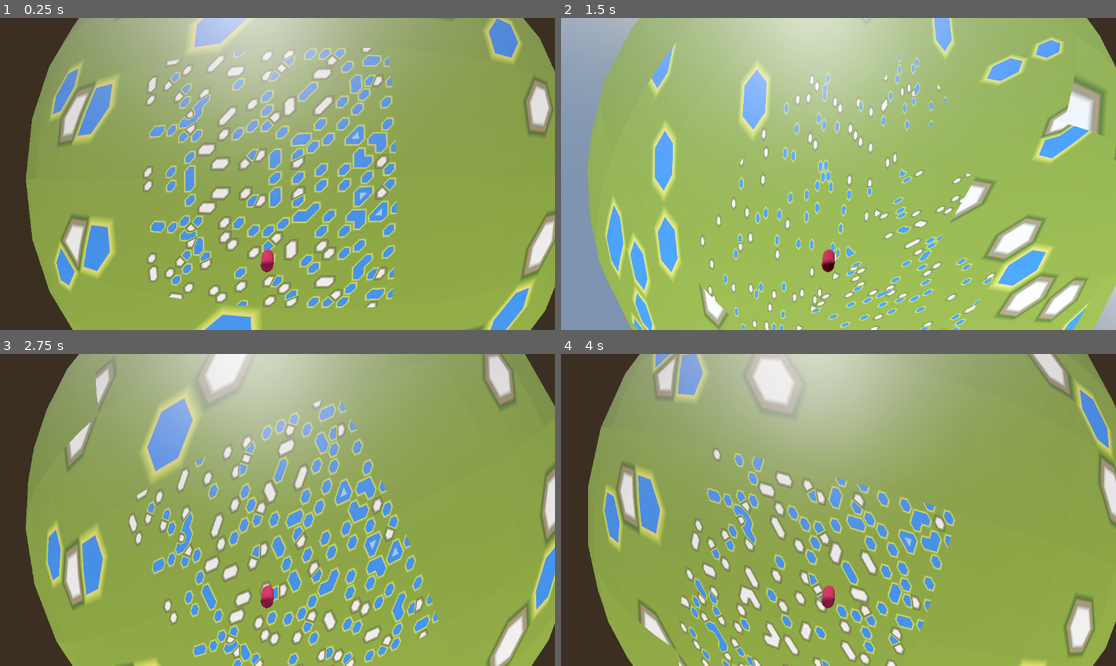
Above: before the commit, frames 1-4 (two rows, left to right).
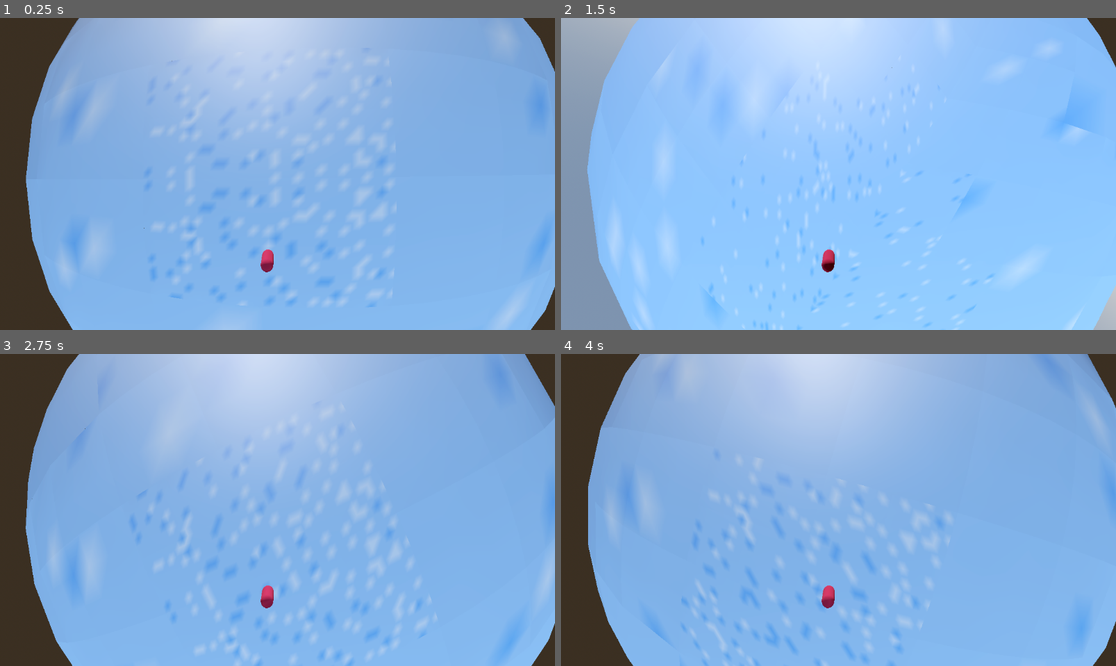
Above: after the commit, the same moments.

Repository: stefsdev/ProcPlanetLOD
Game: Godot game, scene res://game_world.tscn
The game is run twice, just before and just after one commit, with the same random seed, the same clock (stepped at 60 frames per second) and the same inputs. The project has no main scene, so this scene is started directly.
Inputs:
- Up to frame 1 (0.25 s): no input
- Up to frame 2 (1.5 s): tap Enter at 0.5 s; hold D 0.53-1.28 s; hold Shift 0.53-1.28 s; tap Space at 0.77, 1.25 s; hold S from 1.28 s (still down); tap Shift at 1.35 s
- Up to frame 3 (2.75 s): tap Space at 1.52 s; tap Enter at 2 s; release S at 2.03 s; hold D from 2.03 s (still down); hold Shift from 2.03 s (still down)
- Up to frame 4 (4 s): tap Space at 2.75, 3.02, 3.77 s; release D at 2.78 s; release Shift at 2.78 s; hold W 2.78-3.53 s; tap Shift at 2.85 s; tap Enter at 3.5 s; hold A from 3.53 s (still down); hold Shift from 3.53 s (still down)

The runs differ from the first frame. In frame 1, 91% of the frame differs, in the area x 4-100%, y 0-100%; in frame 2, 92%; in frame 3, 92%; in frame 4, 92%.
Error in both runs: Invalid access to property or key 'position' on a base object of type 'Transform3D'. (res://player.gd:10)

Commit message:
Edge-Stitching: keine Luecken mehr zwischen LOD-Stufen
Chunks unterschiedlicher LOD-Stufe hatten an den Kanten verschieden viele
Randpunkte, dazwischen klafften Luecken (Rissprüfer: 96 bis 209 pro Ansicht).
Jetzt gilt an jeder Kante der Linienzug des groebsten angrenzenden Chunks,
feinere Nachbarn legen ihre Randpunkte darauf (PlanetStitch.gd). Die Suche
nach Nachbarn laeuft im 3D-Raum der Wuerfeloberflaeche und funktioniert
damit auch ueber die Kanten und Ecken der sechs Wuerfelseiten.

- Planet.gd baut erst alle Quadtrees und dann die Meshes, und ueberspringt
  den Neuaufbau, wenn sich weder Quadtree noch Einstellungen geaendert haben.
- Chunks werden neu gebaut, wenn sich ihr Rand aendert (Cache-Schluessel enthaelt
  Randpunkte, Radius, LOD-Tabelle und Rauschen).
- Der Shader bekommt die wahre Hoehe pro Vertex (CUSTOM0), damit die tiefer
  liegenden Randpunkte keine Farbspruenge erzeugen, und teilt nicht mehr durch
  null bei glatten Planeten.

Co-Authored-By: Claude Sonnet 5.5 <noreply@anthropic.com>

Diff:
--- a/quadtreecubeface/Planet.gd
+++ b/quadtreecubeface/Planet.gd
@@ -14,21 +14,53 @@
 	get:
 		return planet_data
 
+# Zustand des Quadtrees beim letzten Bau der Meshes
+var _signature := ""
+
 func _ready() -> void:
 	if planet_data:
 		_init_faces()
 		_on_resource_changed()
 
 func _on_player_moved(pos: Vector3) -> void:
+	# Das Setzen loest changed aus und damit _on_resource_changed.
 	planet_data.lod_focus = pos
-	_on_resource_changed()
 
 func _on_resource_changed() -> void:
+	var faces := {}
 	for child in get_children():
-		if child is PlanetMeshFace:
-			child._regenerate_mesh(planet_data)
+		if child is PlanetMeshFace and not child.is_queued_for_deletion():
+			faces[child.normal] = child
+	if faces.size() != 6:
+		return
+
+	# Erst alle Quadtrees bauen, die Nachbarn brauchen sich gegenseitig.
+	var settings := "%s|%s|%s" % [planet_data.radius, planet_data.lod_levels, _noise_signature()]
+	var signature := settings
+	for face in faces.values():
+		face.build_tree(planet_data)
+		signature += face.leaf_signature()
+	if signature == _signature:
+		return
+	_signature = signature
+
+	var stitch := PlanetStitch.new(planet_data, faces)
+	for face in faces.values():
+		face.build_meshes(planet_data, stitch, settings)
+
+# Alles, was die Form des Planeten bestimmt und nicht im Quadtree steckt.
+func _noise_signature() -> String:
+	var parts := PackedStringArray()
+	for n in planet_data.planet_noise:
+		if n == null:
+			continue
+		var nm: FastNoiseLite = n.noise_map
+		parts.append("%s,%s,%s,%s,%s,%s" % [n.amplitude, n.min_height, n.is_base_layer,
+			nm.seed if nm else 0, nm.frequency if nm else 0, nm.noise_type if nm else 0])
+	return ";".join(parts)
 
 func _init_faces() -> void:
+	_signature = ""
 	# Remove any old faces
 	for child in get_children():
 		if child is PlanetMeshFace:
--- a/quadtreecubeface/PlanetMeshFace.gd
+++ b/quadtreecubeface/PlanetMeshFace.gd
@@ -15,29 +15,34 @@
 var chunks_list = {}
 var chunks_list_current = {}
 
+# Achsen dieser Wuerfelseite. Ein Punkt auf der Seite ist
+# normal + u * axis_a + v * axis_b mit u und v zwischen -1 und 1.
+var axis_a : Vector3
+var axis_b : Vector3
+
 
 class QuadtreeChunk :
-	var bounds : AABB
+	var face : PlanetMeshFace
+	var center : Vector2  # Mitte in (u, v)
+	var size : float      # Kantenlaenge in (u, v)
 	var children = []
 	var depth : int
-	var max_chunk_depth : int
 	var identifier: String
 
-
-	func _init(_bounds: AABB, _depth: int, _max_chunk_depth: int):
-		bounds = _bounds
+	func _init(_face: PlanetMeshFace, _center: Vector2, _size: float, _depth: int):
+		face = _face
+		center = _center
+		size = _size
 		depth = _depth
-		max_chunk_depth = _max_chunk_depth
-		identifier = generate_identifier()
-
-	func generate_identifier() -> String:
-		# Generate a unique identifier for the chunk based on bounds and depth
-		return "%s_%s_%d" % [bounds.position, bounds.size, depth]
-
-	func subdivide(focus_point: Vector3, face_origin: Vector3, axisA: Vector3, axisB: Vector3, planet_data : PlanetData):
-		var half_size = bounds.size.x * 0.5
-		var quarter_size = bounds.size.x * 0.25
-		var half_extents = Vector3(half_size, half_size, half_size)
+		identifier = "%s_%s_%d" % [center, size, depth]
+
+	## Ecke des Chunks auf der Wuerfeloberflaeche, sx und sy sind 0 oder 1.
+	func corner(sx: int, sy: int) -> Vector3:
+		var h := size * 0.5
+		return face.cube_point(center.x + (h if sx == 1 else -h), center.y + (h if sy == 1 else -h))
+
+	func subdivide(focus_point: Vector3, planet_data : PlanetData):
+		var quarter_size = size * 0.25
 
 		var child_offsets = [
 			Vector2(-quarter_size, -quarter_size),
@@ -47,45 +52,65 @@
 		]
 
 		for offset in child_offsets:
-			var child_pos_2d = Vector2(bounds.position.x, bounds.position.z) + offset
-			var center_local_3d = face_origin + child_pos_2d.x * axisA + child_pos_2d.y * axisB
-
-			var distance = planet_data.point_on_planet(center_local_3d.normalized()).distance_to(focus_point)
-
-			if depth < max_chunk_depth and distance <= planet_data.lod_levels[depth]["distance"]:
-				var child_bounds = AABB(Vector3(child_pos_2d.x, 0, child_pos_2d.y), half_extents)
-				var new_child = QuadtreeChunk.new(child_bounds, depth + 1, max_chunk_depth)
-				children.append(new_child)
-
-				new_child.subdivide(focus_point, face_origin, axisA, axisB,planet_data)
-			else:
-				var child_bounds = AABB(Vector3(child_pos_2d.x, 0, child_pos_2d.y) - Vector3(quarter_size, quarter_size, quarter_size), half_extents)
-				var new_child = QuadtreeChunk.new(child_bounds, depth + 1, max_chunk_depth)
-				children.append(new_child)
-
-
-
-func _regenerate_mesh(planet_data : PlanetData):
-	var radius = planet_data.radius
-
+			var child = QuadtreeChunk.new(face, center + offset, size * 0.5, depth + 1)
+			children.append(child)
+
+			var center_on_cube = face.cube_point(child.center.x, child.center.y)
+			var distance = planet_data.point_on_planet(center_on_cube.normalized()).distance_to(focus_point)
+
+			if depth < planet_data.max_lod and distance <= planet_data.lod_levels[depth]["distance"]:
+				child.subdivide(focus_point, planet_data)
+
+
+func cube_point(u: float, v: float) -> Vector3:
+	return normal + u * axis_a + v * axis_b
+
+
+## Baut den Quadtree dieser Seite neu auf (noch ohne Meshes).
+func build_tree(planet_data : PlanetData) -> void:
+	axis_a = Vector3(normal.y, normal.z, normal.x).normalized()
+	axis_b = normal.cross(axis_a).normalized()
 	focus_point = planet_data.lod_focus
-
-	var playerpos =planet_data.lod_focus
-
-	#var player_dist_surf = planet_data.point_on_planet(playerpos.normalized()).distance_to(playerpos)
-	#print_debug(player_dist_surf)
-
-	var bounds = AABB(Vector3(0, 0, 0), Vector3(2,2,2))
-	quadtree = QuadtreeChunk.new(bounds, 0, planet_data.max_lod)
-
-	var axisA = Vector3(normal.y, normal.z, normal.x).normalized()
-	var axisB = normal.cross(axisA).normalized()
-
-	quadtree.subdivide(focus_point, normal, axisA, axisB, planet_data)
+	quadtree = QuadtreeChunk.new(self, Vector2.ZERO, 2.0, 0)
+	quadtree.subdivide(focus_point, planet_data)
+
+
+## Blatt, das den Punkt (u, v) enthaelt.
+func leaf_at(u: float, v: float) -> QuadtreeChunk:
+	var node = quadtree
+	while not node.children.is_empty():
+		var i = (1 if u >= node.center.x else 0) + (2 if v >= node.center.y else 0)
+		node = node.children[i]
+	return node
+
+
+## Aenderungen am Quadtree erkennen, ohne Meshes anzufassen.
+func leaf_signature() -> String:
+	var ids := PackedStringArray()
+	_collect_ids(quadtree, ids)
+	return "".join(ids)
+
+
+func _collect_ids(chunk: QuadtreeChunk, ids: PackedStringArray) -> void:
+	if chunk.children.is_empty():
+		ids.append(chunk.identifier)
+		return
+	for child in chunk.children:
+		_collect_ids(child, ids)
+
+
+## Erzeugt die Meshes aller Blaetter. Chunks, deren Rand sich nicht geaendert hat,
+## bleiben erhalten.
+func build_meshes(planet_data : PlanetData, stitch : PlanetStitch, settings : String) -> void:
 	chunks_list_current = {}
-	visualize_quadtree(quadtree, normal, axisA, axisB, radius, planet_data)
-
-		#remove any old unused chunks
+	_build_leaves(quadtree, planet_data, stitch, hash(settings))
+
+	# Pass height data to shader (alle Chunks teilen sich dasselbe Material)
+	shader.set_shader_parameter("min_height", planet_data.min_height)
+	shader.set_shader_parameter("max_height", planet_data.max_height)
+	shader.set_shader_parameter("height_color", planet_data.planet_color)
+
+	# remove any old unused chunks
 	var chunks_to_remove = []
 	for chunk_id in chunks_list:
 		if not chunks_list_current.has(chunk_id):
@@ -95,105 +120,118 @@
 		chunks_list.erase(chunk_id)
 
 
-func visualize_quadtree(chunk: QuadtreeChunk, face_origin: Vector3, axisA: Vector3, axisB: Vector3, radius: float, planet_data: PlanetData) -> void:
-	if not chunk.children:
-		chunks_list_current[chunk.identifier] = true
-		if chunks_list.has(chunk.identifier):
-			return
-
-		var size = chunk.bounds.size.x
-		var offset = chunk.bounds.position
-
-		# Define grid resolution based on LOD
-		var resolution: int = planet_data.lod_levels[chunk.depth - 1]["resolution"]
-		var vertex_array := PackedVector3Array()
-		var normal_array := PackedVector3Array()
-		var index_array := PackedInt32Array()
-
-		# Pre-allocate indices (we know exact count)
-		var num_cells = (resolution - 1)
-		index_array.resize(num_cells * num_cells * 6)
-
-		# Build vertices & normals (initialized zero)
-		vertex_array.resize(resolution * resolution)
-		normal_array.resize(resolution * resolution)
-
-		var tri_idx: int = 0
-		for y in range(resolution):
-			for x in range(resolution):
-				var i = x + y * resolution
+func _build_leaves(chunk: QuadtreeChunk, planet_data: PlanetData, stitch: PlanetStitch, settings_hash: int) -> void:
+	if not chunk.children.is_empty():
+		for child in chunk.children:
+			_build_leaves(child, planet_data, stitch, settings_hash)
+		return
+
+	# Define grid resolution based on LOD
+	var resolution: int = maxi(planet_data.lod_levels[chunk.depth - 1]["resolution"], 2)
+	var boundary := stitch.boundary(chunk, resolution)
+	var edge: PackedVector3Array = boundary[0]
+	var edge_heights: PackedFloat32Array = boundary[1]
+
+	# Der Rand haengt von den Nachbarn ab: aendert er sich, wird der Chunk neu gebaut.
+	# Dasselbe gilt, wenn sich Radius, LOD-Tabelle oder Rauschen aendern.
+	var key := "%s|%d|%d" % [chunk.identifier, hash(edge), settings_hash]
+	chunks_list_current[key] = true
+	if chunks_list.has(key):
+		return
+
+	var vertex_array := PackedVector3Array()
+	var normal_array := PackedVector3Array()
+	var index_array := PackedInt32Array()
+
+	# Pre-allocate indices (we know exact count)
+	var num_cells = (resolution - 1)
+	index_array.resize(num_cells * num_cells * 6)
+
+	# Build vertices & normals (initialized zero)
+	vertex_array.resize(resolution * resolution)
+	normal_array.resize(resolution * resolution)
+
+	# Wahre Hoehe pro Vertex fuer den Shader (Randpunkte liegen evtl. tiefer, siehe PlanetStitch)
+	var height_array := PackedFloat32Array()
+	height_array.resize(resolution * resolution * 4)
+
+	var min_corner := chunk.center - Vector2.ONE * (chunk.size * 0.5)
+	var tri_idx: int = 0
+	for y in range(resolution):
+		for x in range(resolution):
+			var i = x + y * resolution
+			var sphere_pos: Vector3
+			var length: float
+			if x == 0 or y == 0 or x == resolution - 1 or y == resolution - 1:
+				var b := PlanetStitch.boundary_index(x, y, resolution)
+				sphere_pos = edge[b]
+				length = edge_heights[b]
+			else:
 				var percent = Vector2(x, y) / float(resolution - 1)
-				var local = Vector2(offset.x, offset.z) + percent * size
-				var point_on_plane = face_origin + local.x * axisA + local.y * axisB
+				var local = min_corner + percent * chunk.size
 				# Project onto sphere and apply height
-				var sphere_pos = planet_data.point_on_planet(point_on_plane.normalized())
-				vertex_array[i] = sphere_pos
-				normal_array[i] = Vector3.ZERO
-
-				# Track height extremes
-				var length = sphere_pos.length()
-				planet_data.min_height = min(planet_data.min_height, length)
-				planet_data.max_height = max(planet_data.max_height, length)
-
-				# Create two triangles per cell
-				if x < resolution - 1 and y < resolution - 1:
-					# Triangle 1
-					index_array[tri_idx]     = i
-					index_array[tri_idx + 1] = i + resolution
-					index_array[tri_idx + 2] = i + resolution + 1
-					# Triangle 2
-					index_array[tri_idx + 3] = i
-					index_array[tri_idx + 4] = i + resolution + 1
-					index_array[tri_idx + 5] = i + 1
-					tri_idx += 6
-
-		# Calculate smooth normals
-		for t in range(0, index_array.size(), 3):
-			var a = index_array[t]
-			var b = index_array[t + 1]
-			var c = index_array[t + 2]
-			var v0 = vertex_array[a]
-			var v1 = vertex_array[b]
-			var v2 = vertex_array[c]
-			var face_normal = (v1 - v0).cross(v2 - v0).normalized()
-			normal_array[a] += face_normal
-			normal_array[b] += face_normal
-			normal_array[c] += face_normal
-		# Normalize vertex normals
-		for i in range(normal_array.size()):
-			normal_array[i] = normal_array[i].normalized()
-
-		# Prepare mesh arrays
-		var arrays = []
-		arrays.resize(Mesh.ARRAY_MAX)
-		arrays[Mesh.ARRAY_VERTEX] = vertex_array
-		arrays[Mesh.ARRAY_NORMAL] = normal_array
-		arrays[Mesh.ARRAY_INDEX] = index_array
-
-		# Create and instance mesh
-		var mesh = ArrayMesh.new()
-		mesh.add_surface_from_arrays(Mesh.PRIMITIVE_TRIANGLES, arrays)
-
-		var mi = MeshInstance3D.new()
-		mi.mesh = mesh
-		mi.material_override = shader
-		# Pass height data to shader
-		mi.material_override.set_shader_parameter("min_height", planet_data.min_height)
-		mi.material_override.set_shader_parameter("max_height", planet_data.max_height)
-		mi.material_override.set_shader_parameter("height_color", planet_data.planet_color)
-		add_child(mi)
-
-		chunks_list[chunk.identifier] = mi
-
-		var body = StaticBody3D.new()
-		mi.add_child(body)
-		body.transform = Transform3D.IDENTITY
-
-		var cs = CollisionShape3D.new()
-		cs.shape = mesh.create_trimesh_shape()
-		body.add_child(cs)
-
-
-	# Recurse into children
-	for child in chunk.children:
-		visualize_quadtree(child, face_origin, axisA, axisB, radius, planet_data)
+				sphere_pos = planet_data.point_on_planet(cube_point(local.x, local.y).normalized())
+				length = sphere_pos.length()
+			vertex_array[i] = sphere_pos
+			normal_array[i] = Vector3.ZERO
+			height_array[i * 4] = length
+
+			# Track height extremes
+			planet_data.min_height = min(planet_data.min_height, length)
+			planet_data.max_height = max(planet_data.max_height, length)
+
+			# Create two triangles per cell
+			if x < resolution - 1 and y < resolution - 1:
+				# Triangle 1
+				index_array[tri_idx]     = i
+				index_array[tri_idx + 1] = i + resolution
+				index_array[tri_idx + 2] = i + resolution + 1
+				# Triangle 2
+				index_array[tri_idx + 3] = i
+				index_array[tri_idx + 4] = i + resolution + 1
+				index_array[tri_idx + 5] = i + 1
+				tri_idx += 6
+
+	# Calculate smooth normals
+	for t in range(0, index_array.size(), 3):
+		var a = index_array[t]
+		var b = index_array[t + 1]
+		var c = index_array[t + 2]
+		var v0 = vertex_array[a]
+		var v1 = vertex_array[b]
+		var v2 = vertex_array[c]
+		var face_normal = (v1 - v0).cross(v2 - v0).normalized()
+		normal_array[a] += face_normal
+		normal_array[b] += face_normal
+		normal_array[c] += face_normal
+	# Normalize vertex normals
+	for i in range(normal_array.size()):
+		normal_array[i] = normal_array[i].normalized()
+
+	# Prepare mesh arrays
+	var arrays = []
+	arrays.resize(Mesh.ARRAY_MAX)
+	arrays[Mesh.ARRAY_VERTEX] = vertex_array
+	arrays[Mesh.ARRAY_NORMAL] = normal_array
+	arrays[Mesh.ARRAY_INDEX] = index_array
+	arrays[Mesh.ARRAY_CUSTOM0] = height_array
+
+	# Create and instance mesh
+	var mesh = ArrayMesh.new()
+	mesh.add_surface_from_arrays(Mesh.PRIMITIVE_TRIANGLES, arrays, [], {},
+		Mesh.ARRAY_CUSTOM_RGBA_FLOAT << Mesh.ARRAY_FORMAT_CUSTOM0_SHIFT)
+
+	var mi = MeshInstance3D.new()
+	mi.mesh = mesh
+	mi.material_override = shader
+	add_child(mi)
+
+	chunks_list[key] = mi
+
+	var body = StaticBody3D.new()
+	mi.add_child(body)
+	body.transform = Transform3D.IDENTITY
+
+	var cs = CollisionShape3D.new()
+	cs.shape = mesh.create_trimesh_shape()
+	body.add_child(cs)
--- /dev/null
+++ b/quadtreecubeface/PlanetStitch.gd
@@ -0,0 +1,192 @@
+class_name PlanetStitch
+extends RefCounted
+## Schliesst die Luecken zwischen Chunks unterschiedlicher LOD-Stufe.
+##
+## Regel: Entlang einer Chunk-Kante gilt der Linienzug (Polyline) des groebsten
+## Chunks, der an dieser Kante liegt. Feinere Nachbarn legen ihre Randpunkte
+## genau auf diesen Linienzug. Ecken, die mitten auf der Kante eines groeberen
+## Chunks liegen, werden ebenfalls auf dessen Linienzug gesetzt, damit alle
+## angrenzenden Chunks denselben Punkt verwenden. Das funktioniert auch ueber
+## die Kanten der sechs Wuerfelseiten hinweg, weil alle Nachbarn im 3D-Raum
+## der Wuerfeloberflaeche gesucht werden.
+##
+## Die Randpunkte eines Chunks liegen in dieser Reihenfolge im Array:
+## unten (y=0), oben (y=r-1), links (x=0, ohne Ecken), rechts (x=r-1, ohne Ecken).
+
+var planet_data: PlanetData
+var faces: Dictionary  # Flaechennormale (Vector3) -> PlanetMeshFace
+var _corner_cache := {}
+var _poly_cache := {}
+var _eps: float
+
+
+func _init(p_planet_data: PlanetData, p_faces: Dictionary) -> void:
+	planet_data = p_planet_data
+	faces = p_faces
+	# 1 % der Kantenlaenge des kleinsten Chunks
+	_eps = 2.0 / float(1 << (planet_data.max_lod + 1)) * 0.01
+
+
+static func boundary_index(x: int, y: int, r: int) -> int:
+	if y == 0:
+		return x
+	if y == r - 1:
+		return r + x
+	if x == 0:
+		return 2 * r + (y - 1)
+	return 2 * r + (r - 2) + (y - 1)
+
+
+func resolution_of(chunk) -> int:
+	return planet_data.lod_levels[chunk.depth - 1]["resolution"]
+
+
+## Randpunkte eines Chunks (4 * r - 4 Stueck), als [Positionen, Hoehen].
+## Positionen sind die endgueltigen, an den groeberen Nachbarn angepassten Punkte.
+## Hoehen sind der Abstand der wahren Geländepunkte zum Mittelpunkt, ohne Anpassung:
+## Der Shader faerbt danach, damit an den Raendern keine Farbspruenge entstehen.
+func boundary(chunk, r: int) -> Array:
+	var positions := PackedVector3Array()
+	var heights := PackedFloat32Array()
+	positions.resize(4 * r - 4)
+	heights.resize(4 * r - 4)
+	var face = chunk.face
+	var c00: Vector3 = chunk.corner(0, 0)
+	var c10: Vector3 = chunk.corner(1, 0)
+	var c01: Vector3 = chunk.corner(0, 1)
+	var c11: Vector3 = chunk.corner(1, 1)
+	var corners := [
+		[0, 0, c00], [r - 1, 0, c10], [0, r - 1, c01], [r - 1, r - 1, c11],
+	]
+	for c in corners:
+		var idx := boundary_index(c[0], c[1], r)
+		positions[idx] = corner_pos(c[2], face)
+		heights[idx] = _base(c[2]).length()
+
+	# Kante: Start, Ende, Richtung nach aussen
+	var edges := [
+		[c00, c10, -face.axis_b],
+		[c01, c11, face.axis_b],
+		[c00, c01, -face.axis_a],
+		[c10, c11, face.axis_a],
+	]
+	for e in 4:
+		var e0: Vector3 = edges[e][0]
+		var e1: Vector3 = edges[e][1]
+		var owner = _edge_owner(chunk, e0, e1, edges[e][2])
+		var line := _line_of(owner, (e0 + e1) * 0.5) if owner != chunk else []
+		for i in range(1, r - 1):
+			var x := e0.lerp(e1, float(i) / (r - 1))
+			var idx := 0
+			match e:
+				0: idx = boundary_index(i, 0, r)
+				1: idx = boundary_index(i, r - 1, r)
+				2: idx = boundary_index(0, i, r)
+				3: idx = boundary_index(r - 1, i, r)
+			var base := _base(x)
+			heights[idx] = base.length()
+			# Eigener Linienzug: der Punkt liegt schon richtig. Sonst auf den groeberen legen.
+			positions[idx] = base if owner == chunk else _on_line(owner, line, x)
+	return [positions, heights]
+
+
+func _base(cube_pos: Vector3) -> Vector3:
+	return planet_data.point_on_planet(cube_pos.normalized())
+
+
+## Blatt des Quadtrees, in dem ein Punkt nahe der Wuerfeloberflaeche liegt.
+func _leaf_at_cube(p: Vector3):
+	var m := maxf(absf(p.x), maxf(absf(p.y), absf(p.z)))
+	var q := p / m
+	var n := Vector3.ZERO
+	if absf(q.x) >= absf(q.y) and absf(q.x) >= absf(q.z):
+		n.x = signf(q.x)
+	elif absf(q.y) >= absf(q.z):
+		n.y = signf(q.y)
+	else:
+		n.z = signf(q.z)
+	var face = faces[n]
+	return face.leaf_at(q.dot(face.axis_a), q.dot(face.axis_b))
+
+
+## Die bis zu vier Blaetter, die an einem Punkt zusammenstossen.
+func _leaves_around(x: Vector3, face) -> Array:
+	var out := []
+	for sa in [-1.0, 1.0]:
+		for sb in [-1.0, 1.0]:
+			out.append(_leaf_at_cube(x + _eps * (sa * face.axis_a + sb * face.axis_b)))
+	return out
+
+
+## Chunk, dessen Linienzug an dieser Kante gilt: der groebere von beiden Seiten.
+func _edge_owner(chunk, e0: Vector3, e1: Vector3, outward: Vector3):
+	var other = _leaf_at_cube((e0 + e1) * 0.5 + outward * _eps)
+	return other if other.depth < chunk.depth else chunk
+
+
+## Endgueltige Position einer Chunk-Ecke.
+func corner_pos(x: Vector3, face) -> Vector3:
+	var key := Vector3i(roundi(x.x * 1000.0), roundi(x.y * 1000.0), roundi(x.z * 1000.0))
+	if _corner_cache.has(key):
+		return _corner_cache[key]
+	_corner_cache[key] = _base(x)  # vorlaeufig, verhindert Endlosschleifen
+	var coarsest = null
+	for leaf in _leaves_around(x, face):
+		if coarsest == null or leaf.depth < coarsest.depth:
+			coarsest = leaf
+	var is_corner := false
+	for sx in 2:
+		for sy in 2:
+			if coarsest.corner(sx, sy).distance_squared_to(x) < 1e-8:
+				is_corner = true
+	var pos := _base(x)
+	if not is_corner:
+		pos = _polyline_pos(coarsest, x)
+	_corner_cache[key] = pos
+	return pos
+
+
+## Die Kante des Chunks owner, die dem Punkt x am naechsten liegt: [Index, Start, Ende].
+func _line_of(owner, x: Vector3) -> Array:
+	var corners := [owner.corner(0, 0), owner.corner(1, 0), owner.corner(0, 1), owner.corner(1, 1)]
+	var pairs := [[0, 1], [2, 3], [0, 2], [1, 3]]
+	var best := INF
+	var line := []
+	for e in 4:
+		var a: Vector3 = corners[pairs[e][0]]
+		var b: Vector3 = corners[pairs[e][1]]
+		var d := Geometry3D.get_closest_point_to_segment(x, a, b).distance_to(x)
+		if d < best:
+			best = d
+			line = [e, a, b]
+	return line
+
+
+## Punkt x auf dem Linienzug line (siehe _line_of) des Chunks owner.
+func _on_line(owner, line: Array, x: Vector3) -> Vector3:
+	var e0: Vector3 = line[1]
+	var e1: Vector3 = line[2]
+	var r := resolution_of(owner)
+	var t := clampf((x - e0).dot(e1 - e0) / (e1 - e0).length_squared(), 0.0, 1.0)
+	var f := t * (r - 1)
+	var k := clampi(int(floor(f + 1e-6)), 0, r - 2)
+	var w := clampf(f - k, 0.0, 1.0)
+	return _poly_vertex(owner, line[0], e0, e1, k, r).lerp(_poly_vertex(owner, line[0], e0, e1, k + 1, r), w)
+
+
+## Position auf dem Linienzug einer Chunk-Kante. x ist ein Punkt auf dem Wuerfel
+## und liegt auf einer der vier Kanten des Chunks.
+func _polyline_pos(owner, x: Vector3) -> Vector3:
+	return _on_line(owner, _line_of(owner, x), x)
+
+
+func _poly_vertex(owner, edge: int, e0: Vector3, e1: Vector3, k: int, r: int) -> Vector3:
+	if k == 0:
+		return corner_pos(e0, owner.face)
+	if k == r - 1:
+		return corner_pos(e1, owner.face)
+	# Viele feine Chunks haengen am selben groben Linienzug, daher merken.
+	var key: int = owner.get_instance_id() * 4096 + edge * 256 + k
+	if not _poly_cache.has(key):
+		_poly_cache[key] = _base(e0.lerp(e1, float(k) / (r - 1)))
+	return _poly_cache[key]
--- a/quadtreecubeface/planet.gdshader
+++ b/quadtreecubeface/planet.gdshader
@@ -7,12 +7,15 @@
 varying float height;
 
 void vertex() {
-	height = length(VERTEX);
-
+	// Wahre Geländehöhe aus dem Mesh; VERTEX liegt an LOD-Rändern etwas tiefer.
+	height = CUSTOM0.x;
 }
 
 void fragment() {
-	float t = height / (max_height-min_height) - (min_height / (max_height-min_height));
+	// Ein glatter Planet hat max_height ~ min_height, nur Rundungsrauschen (~0.00001).
+	// Ohne Mindestbreite wuerde das auf die ganze Farbskala gedehnt (helle Flecken).
+	float height_range = max(max_height - min_height, 0.01);
+	float t = clamp((height - min_height) / height_range, 0.0, 1.0);
 	vec3 color = texture(height_color, vec2(t, 0.0)).rgb;
 	ALBEDO = color;
 }
Not shown, added: quadtreecubeface/PlanetStitch.gd.uid
